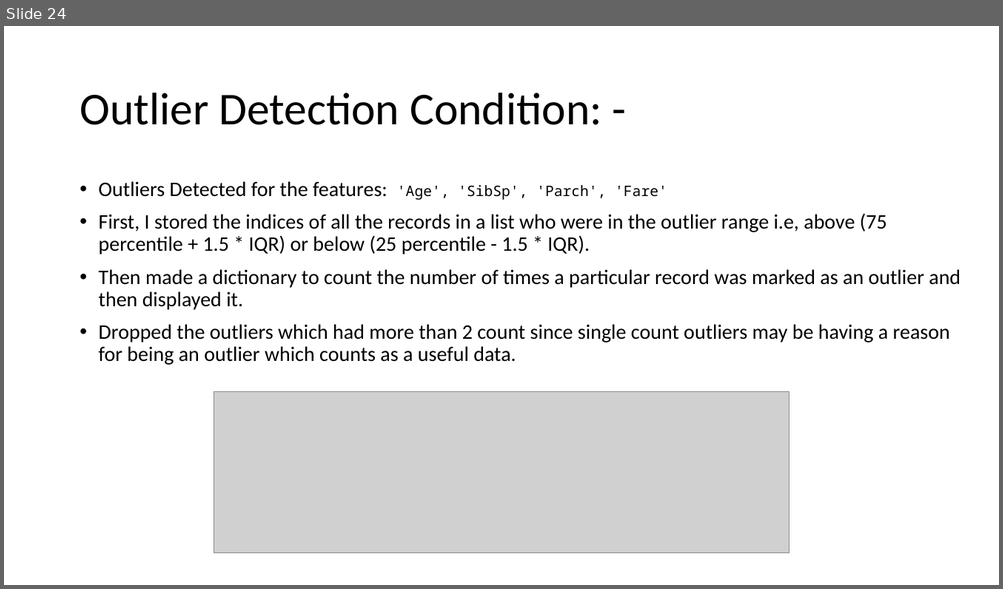
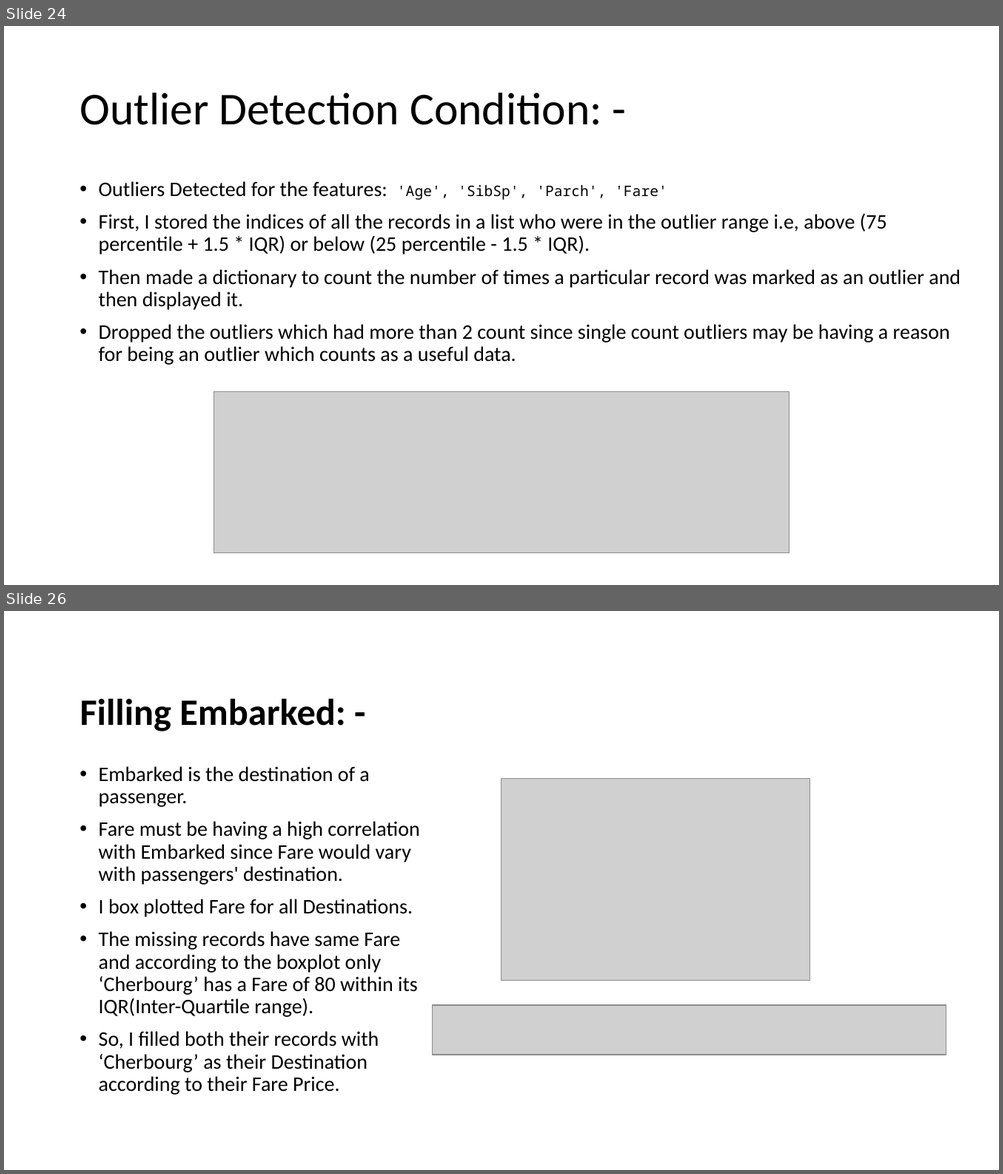
Before and after one commit to Visque/Titanic, a slide deck: ppt.pptm. Shown one above the other, each under a label of ours: slide 24 before the commit, slides 24 and 26 after it; the slides between them are not shown. The pictures are 1003x589 and 1003x1174 pixels, drawn with LibreOffice and Linux fonts; fonts in the diff are those of the drawing; grey boxes stand for pictures. Boxes give left, top, right and bottom in pixels: in the first picture for what was removed or moved away, otherwise in the second. Text is boxed around its words. In the diff, an @@ line names an element or a change of style, - is before the commit and + after.

```diff
--- a/ppt.pptm
+++ b/ppt.pptm
@@ slide 26 added at <box>4,611,999,1170</box>, background #FFFFFF @@
@@ text added at <box>80,698,345,732</box>, 36 pt, text #000000, bold @@
+Filling Embarked: -
@@ text added at <box>99,766,419,1095</box>, 20 pt, text #000000 @@
+• Embarked is the destination of a passenger.
+• Fare must be having a high correlation with Embarked since Fare would vary with passengers' destination.
+• I box plotted Fare for all Destinations.
+• The missing records have same Fare and according to the boxplot only ‘Cherbourg’ has a Fare of 80 within its IQR(Inter-Quartile range).
+• So, I filled both their records with ‘Cherbourg’ as their Destination according to their Fare Price.
@@ picture added at <box>502,779,811,981</box> @@
@@ picture added at <box>432,1005,945,1056</box> @@
```
Also in this commit, not shown: 1 other slide added, 1 slide removed, 1 other file.
